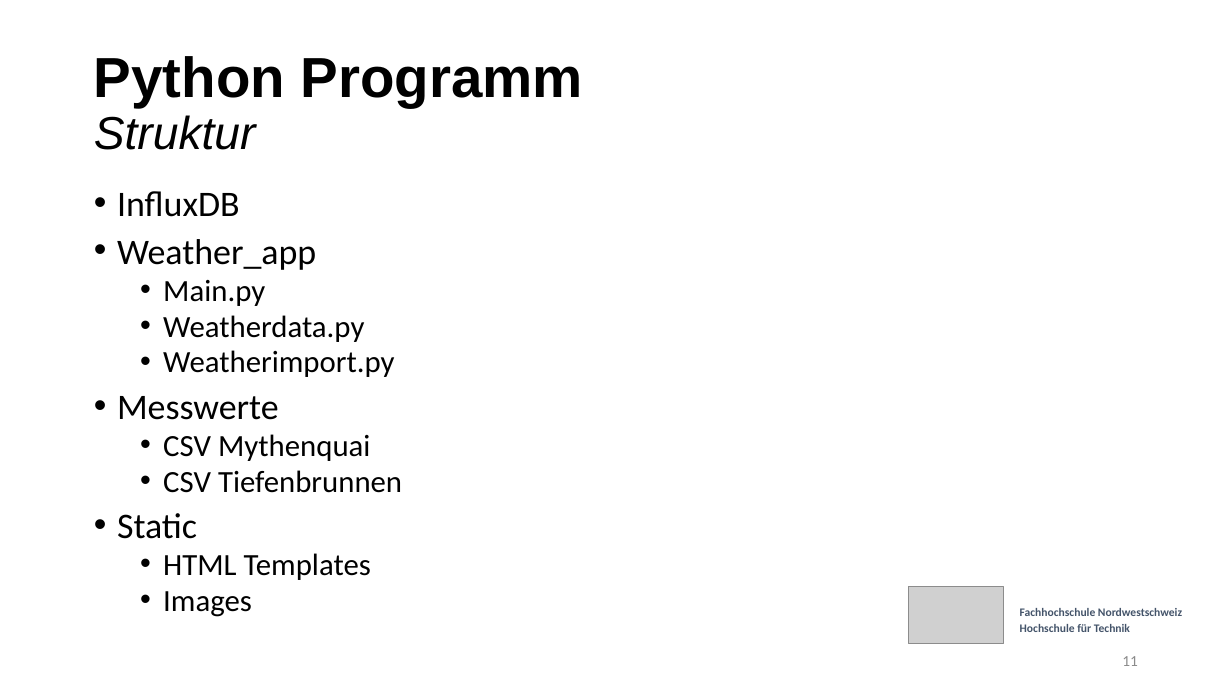
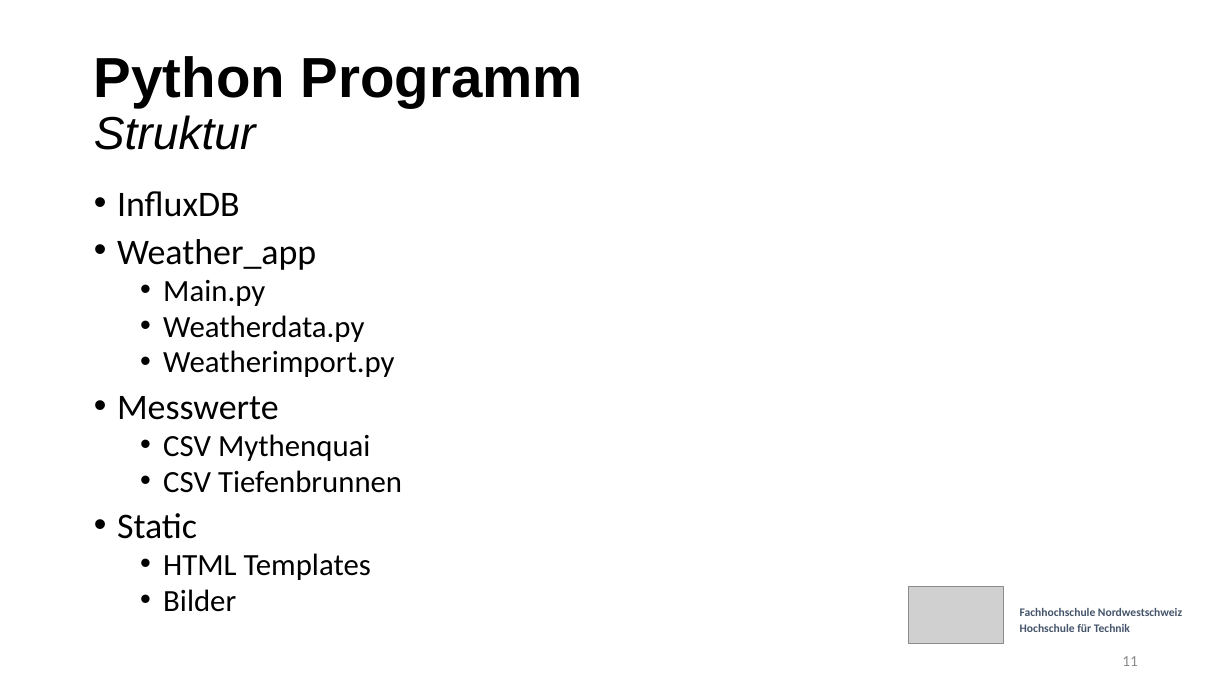
Before and after one commit to etiiiR/FHNW_Wettermonitor, a slide deck: slide 11 of Powerpoint v3.pptx. Drawn at 1232x693 pixels with LibreOffice and Linux fonts; fonts in the diff are those of the drawing; grey boxes stand for pictures. Boxes give left, top, right and bottom in pixels: in the first picture for what was removed or moved away, otherwise in the second. Text is boxed around its words. In the diff, an @@ line names an element or a change of style, - is before the commit and + after.

Commit message:
typo + Folie fürs routing

```diff
--- a/Powerpoint v3.pptx
+++ b/Powerpoint v3.pptx
@@ text at bbox=[163, 589, 236, 612]: text changed @@
-  • Images
+  • Bilder
```
Also in this commit, not shown: 9 other slides changed, 1 slide added.
